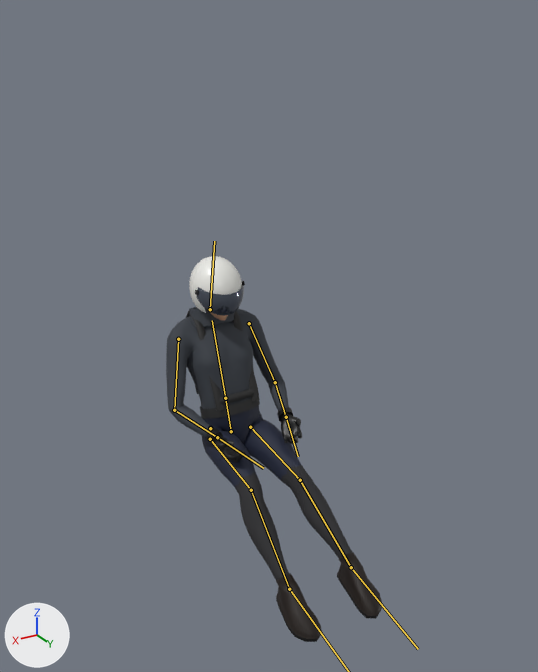
Two versions of the glTF model assets/models/pilot.glb, one commit apart.
One viewpoint serves both versions: a 50 mm lens placed at (1.47, 3.2, 0.03), pointed at (-0.01, 0.72, -1.21). Arrows for +X, +Y and +Z are at lower left; the lights stay in place. The first picture is the older version. Both versions are drawn at frame 1 of the action 'sit'; the numbers are the values there. The bones that change, and the others that lie on the model, are drawn over the model as lines.

The first picture shows 'Helmet', 'PilotBody'.
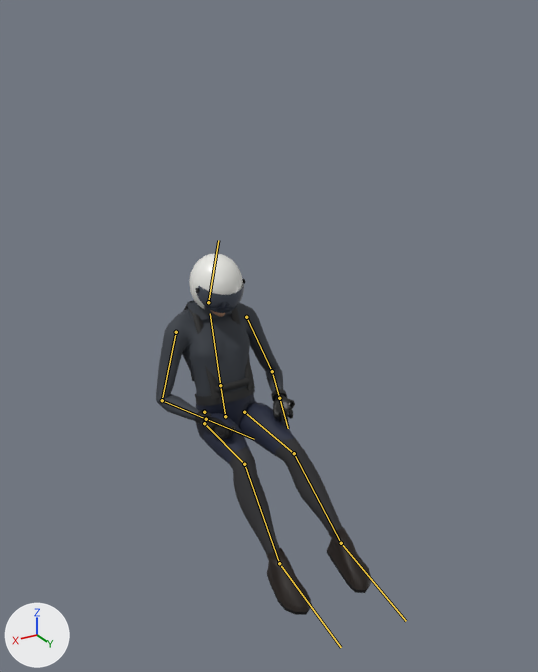
Changed parts and their boxes [x1, y1, x2, y2] in the pictures (538 x 672 px):
'PilotBody', posed
    before: [166, 307, 382, 642]
    after: [156, 300, 371, 615]
'Helmet', posed
    before: [189, 256, 245, 320]
    after: [189, 254, 245, 317]
bone 'Hips', root to tip
    before: (231, 431) to (227, 409)
    after: (225, 416) to (222, 395)
bone 'Spine', root to tip
    before: (231, 431) to (225, 398)
    after: (225, 416) to (220, 385)
bone 'Head', root to tip
    before: (210, 309) to (214, 241)
    after: (208, 302) to (218, 240)
bone 'UpperArm.L', root to tip
    before: (249, 323) to (275, 382)
    after: (246, 317) to (272, 371)
bone 'Forearm.L', root to tip
    before: (275, 382) to (286, 417)
    after: (272, 371) to (279, 398)
bone 'Hand.L', root to tip
    before: (286, 417) to (298, 456)
    after: (279, 398) to (288, 428)
bone 'UpperArm.R', root to tip
    before: (178, 339) to (174, 410)
    after: (176, 332) to (162, 400)
bone 'Forearm.R', root to tip
    before: (174, 410) to (217, 437)
    after: (162, 400) to (206, 419)
bone 'Hand.R', root to tip
    before: (217, 437) to (263, 468)
    after: (206, 419) to (254, 439)
bone 'Thigh.L', root to tip
    before: (250, 427) to (300, 480)
    after: (244, 412) to (294, 453)
bone 'Shin.L', root to tip
    before: (300, 480) to (351, 567)
    after: (294, 453) to (341, 543)
bone 'Foot.L', root to tip
    before: (351, 567) to (418, 649)
    after: (341, 543) to (406, 621)
bone 'Thigh.R', root to tip
    before: (210, 439) to (251, 490)
    after: (204, 423) to (244, 464)
bone 'Shin.R', root to tip
    before: (251, 490) to (289, 589)
    after: (244, 464) to (279, 563)

The edits, one by one:
Bone 'Hips' (bone_hips) moves from (0.0, -0.798, 0.2) to (0.0, -0.744, 0.141).
Bone 'Hips' (bone_hips) turns from (-19, 0, 0) to (-16, 0, 0) degrees about its own x, y and z.
Bone 'Spine' (bone_spine) is rescaled from (1.0, 1.07, 1.0) to (1.0, 1.0, 1.0).
Bone 'Head' (bone_head) turns from (31, 0, 0) to (36, 0, 0) degrees about its own x, y and z.
Bone 'Head' (bone_head) is rescaled from (1.0, 0.95, 0.99) to (1.0, 1.0, 1.0).
Bone 'UpperArm.L' (bone_upperarm_l) moves from (-0.004, -0.005, 0.0) to (0.0, 0.0, 0.0).
Bone 'UpperArm.L' (bone_upperarm_l) turns from (-1, 34, -26) to (-8, 33, -25) degrees about its own x, y and z.
Bone 'UpperArm.L' (bone_upperarm_l) is rescaled from (1.0, 0.94, 1.0) to (1.0, 1.0, 1.0).
Bone 'Forearm.L' (bone_forearm_l) turns from (30, -41, -21) to (57, -39, -44) degrees about its own x, y and z.
Bone 'Hand.L' (bone_hand_l) turns from (0, -45, 0) to (0, -56, 0) degrees about its own x, y and z.
Bone 'UpperArm.R' (bone_upperarm_r) moves from (0.004, -0.005, 0.0) to (0.0, 0.0, 0.0).
Bone 'UpperArm.R' (bone_upperarm_r) turns from (-1, -34, 26) to (-8, -33, 25) degrees about its own x, y and z.
Bone 'UpperArm.R' (bone_upperarm_r) is rescaled from (1.0, 0.94, 1.0) to (1.0, 1.0, 1.0).
Bone 'Forearm.R' (bone_forearm_r) turns from (30, 41, 21) to (57, 39, 44) degrees about its own x, y and z.
Bone 'Hand.R' (bone_hand_r) turns from (0, 45, 0) to (0, 56, 0) degrees about its own x, y and z.
Bone 'Thigh.L' (bone_thigh_l) turns from (57, 0, 0) to (68, -3, -5) degrees about its own x, y and z.
Bone 'Shin.L' (bone_shin_l) turns from (-16, -2, -1) to (-30, 3, -1) degrees about its own x, y and z.
Bone 'Foot.L' (bone_foot_l) turns from (-70, 0, -4) to (-64, 0, -3) degrees about its own x, y and z.
Bone 'Thigh.R' (bone_thigh_r) turns from (62, 0, -1) to (72, 3, 5) degrees about its own x, y and z.
Bone 'Shin.R' (bone_shin_r) turns from (-27, 3, 2) to (-37, -3, 2) degrees about its own x, y and z.
Bone 'Foot.R' (bone_foot_r) turns from (-64, 0, 3) to (-60, 0, 3) degrees about its own x, y and z.
